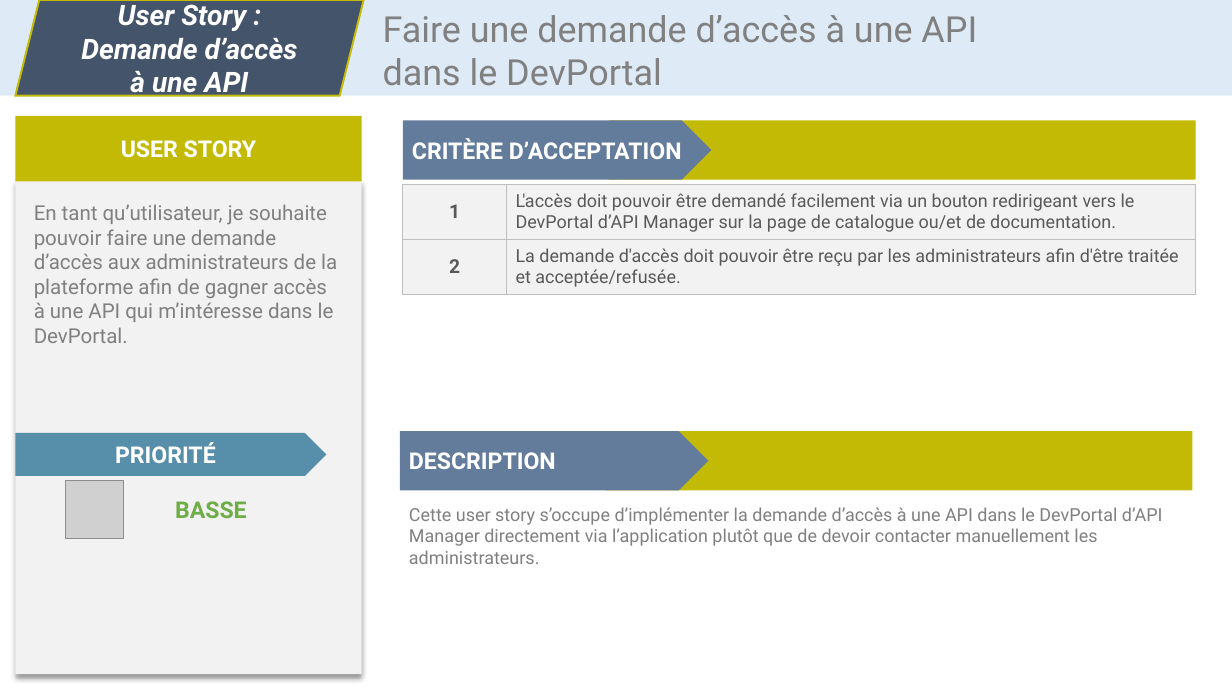
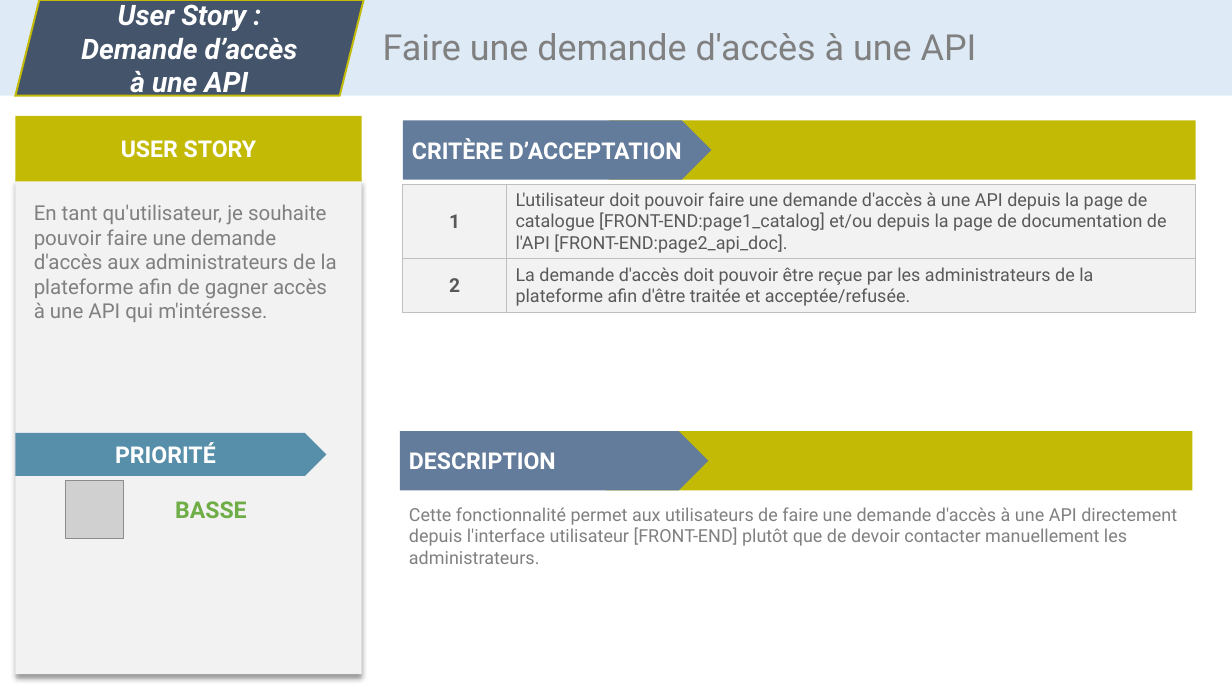
Before and after one commit to CC4K/api-catalog-development, a slide deck: slide 7 of reports/S3-User-Stories/user-stories-dev.odp. Drawn at 1232x693 pixels with LibreOffice and Linux fonts; fonts in the diff are those of the drawing; grey boxes stand for pictures. Boxes give left, top, right and bottom in pixels: in the first picture for what was removed or moved away, otherwise in the second. Text is boxed around its words. In the diff, an @@ line names an element or a change of style, - is before the commit and + after.

Commit message:
MORE User Stories: now in PPT AND in report + Glossary

```diff
--- a/reports/S3-User-Stories/user-stories-dev.odp
+++ b/reports/S3-User-Stories/user-stories-dev.odp
@@ text at [383,33,977,61]: text changed @@
-Faire une demande d’accès à une API dans le DevPortal
+Faire une demande d'accès à une API
@@ text at [34,204,337,322]: text changed @@
-En tant qu’utilisateur, je souhaite pouvoir faire une demande d’accès aux administrateurs de la plateforme afin de gagner accès à une API qui m’intéresse dans le DevPortal.
+En tant qu'utilisateur, je souhaite pouvoir faire une demande d'accès aux administrateurs de la plateforme afin de gagner accès à une API qui m'intéresse.
@@ table at [403,185,1195,313] @@
-row 1, column 2: L'accès doit pouvoir être demandé facilement via un bouton redirigeant vers le DevPortal d’API Manager sur la page de catalogue ou/et de documentation.
+row 1, column 2: L'utilisateur doit pouvoir faire une demande d'accès à une API depuis la page de catalogue [FRONT-END:page1_catalog] et/ou depuis la page de documentation de l'API [FRONT-END:page2_api_doc].
-row 2, column 2: La demande d'accès doit pouvoir être reçu par les administrateurs afin d'être traitée et acceptée/refusée.
+row 2, column 2: La demande d'accès doit pouvoir être reçue par les administrateurs de la plateforme afin d'être traitée et acceptée/refusée.
@@ text at [409,507,1177,564]: text changed @@
-Cette user story s’occupe d’implémenter la demande d’accès à une API dans le DevPortal d’API Manager directement via l’application plutôt que de devoir contacter manuellement les administrateurs.
+Cette fonctionnalité permet aux utilisateurs de faire une demande d'accès à une API directement depuis l'interface utilisateur [FRONT-END] plutôt que de devoir contacter manuellement les administrateurs.
```
Also in this commit, not shown: 13 other slides changed, 1 slide added, 4 other files.
